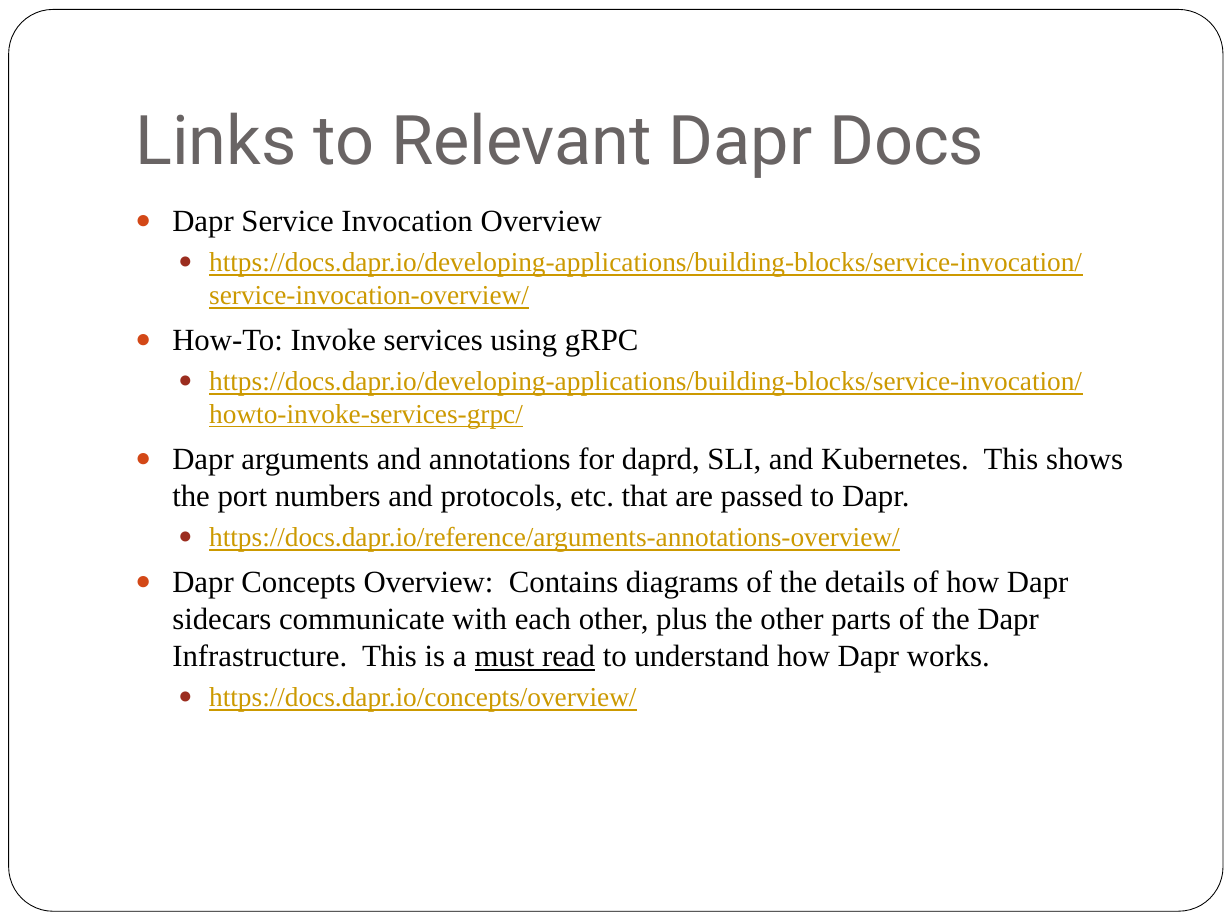
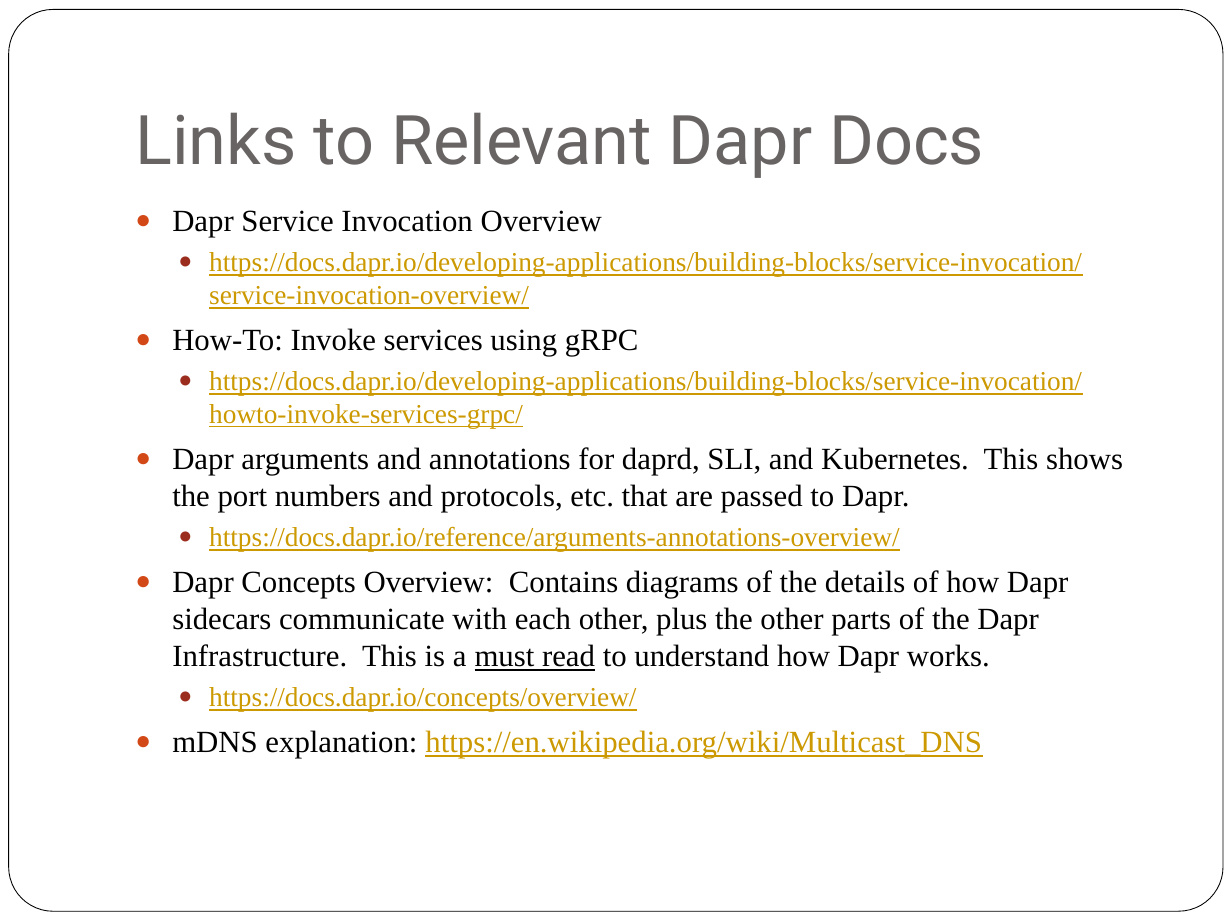
Before and after one commit to georgestevens99/DiscoverDapr, a slide deck: slide 6 of dapr-proxy-service-invocation/Using the Dapr Proxy for Service Invocation.pptx. Drawn at 1232x924 pixels with LibreOffice and Linux fonts; fonts in the diff are those of the drawing. Boxes give left, top, right and bottom in pixels: in the first picture for what was removed or moved away, otherwise in the second. Text is boxed around its words. In the diff, an @@ line names an element or a change of style, - is before the commit and + after.

```diff
--- a/dapr-proxy-service-invocation/Using the Dapr Proxy for Service Invocation.pptx
+++ b/dapr-proxy-service-invocation/Using the Dapr Proxy for Service Invocation.pptx
@@ text at (x1=172, y1=730, x2=982, y2=758): paragraph added @@
+● mDNS explanation: https://en.wikipedia.org/wiki/Multicast_DNS
```
Also in this commit, not shown: 1 other slide changed.
